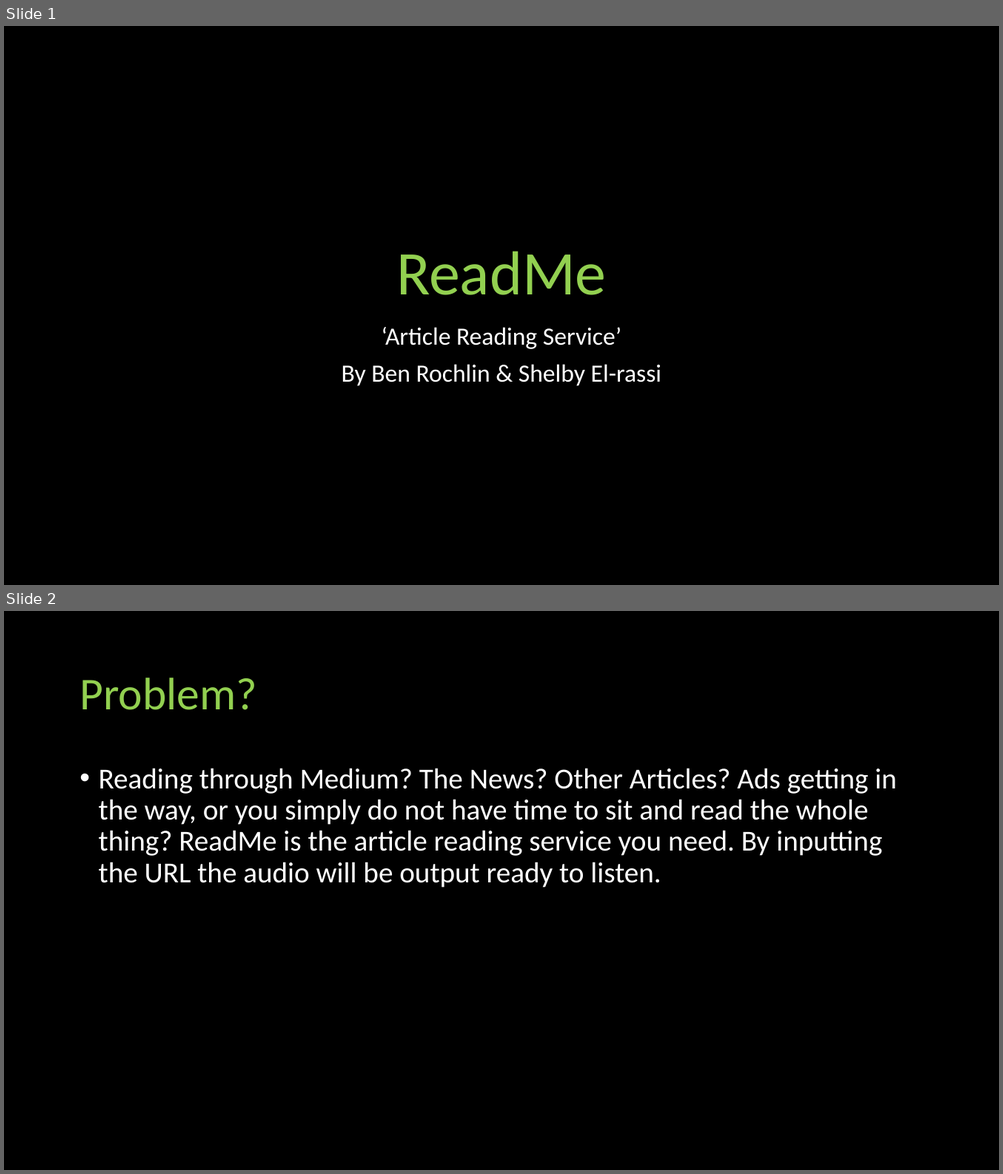
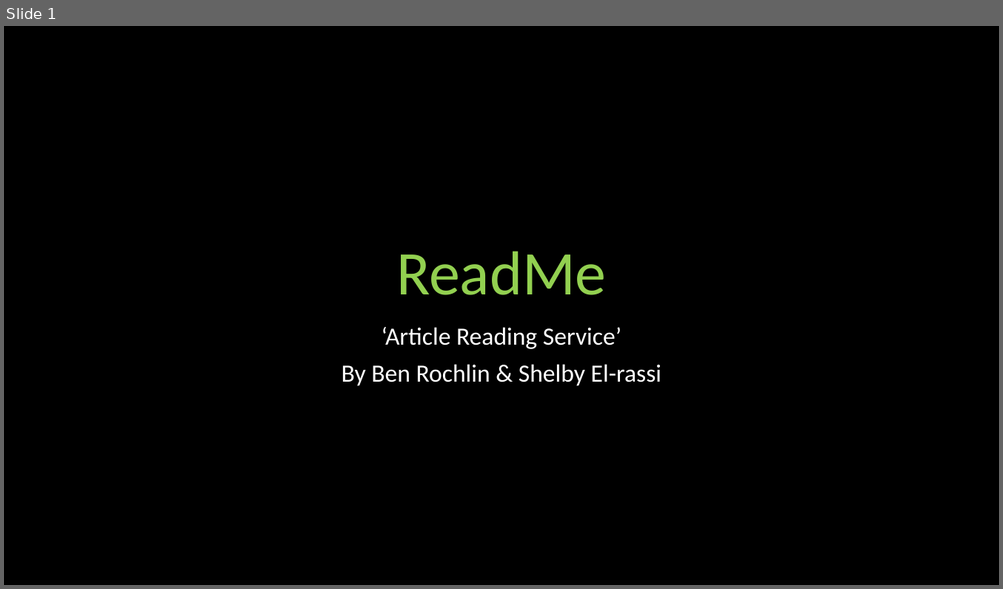
Before and after one commit to Shelby219/README_article_reading_app, a slide deck: pres.pptx. Shown one above the other, each under a label of ours: slides 1 and 2 before the commit, slide 1 after it. The pictures are 1003x1174 and 1003x589 pixels, drawn with LibreOffice and Linux fonts; fonts in the diff are those of the drawing. Boxes give left, top, right and bottom in pixels: in the first picture for what was removed or moved away, otherwise in the second. Text is boxed around its words. In the diff, an @@ line names an element or a change of style, - is before the commit and + after.

```diff
--- a/pres.pptx
+++ b/pres.pptx
@@ slide 2 removed at <box>4,611,999,1170</box>, background #000000 @@
@@ title removed at <box>79,678,256,710</box> @@
-Problem?
@@ text removed at <box>99,768,896,888</box> @@
-• Reading through Medium? The News? Other Articles? Ads getting in the way, or you simply do not have time to sit and read the whole thing? ReadMe is the article reading service you need. By inputting the URL the audio will be output ready to listen.
```
Also in this commit, not shown: 3 slides changed, 3 slides added, 2 other slides removed, 3 other files.
